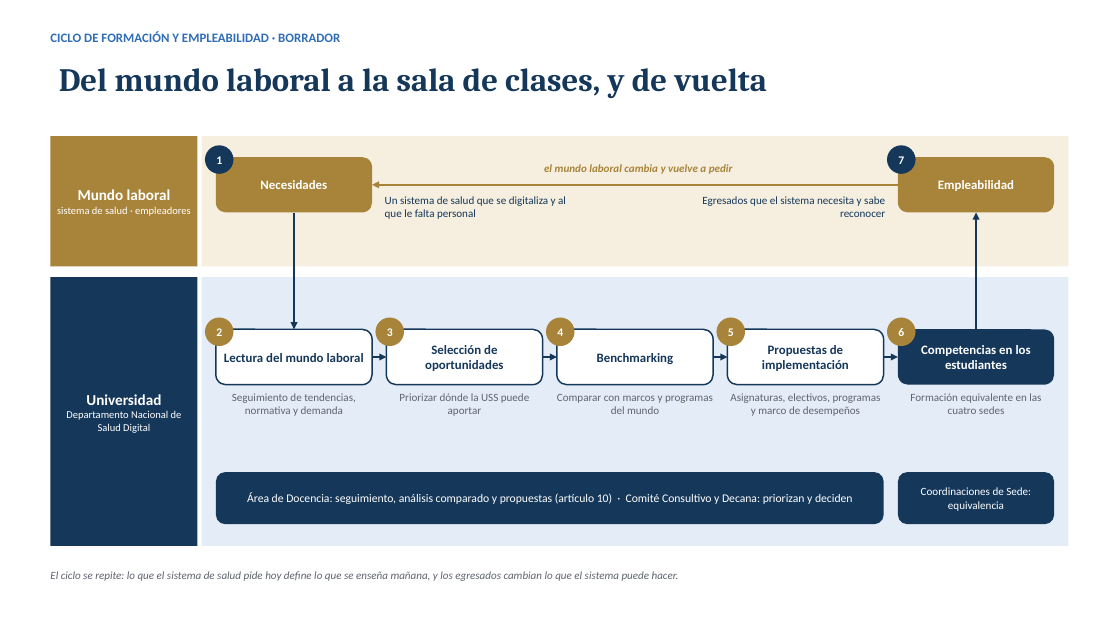
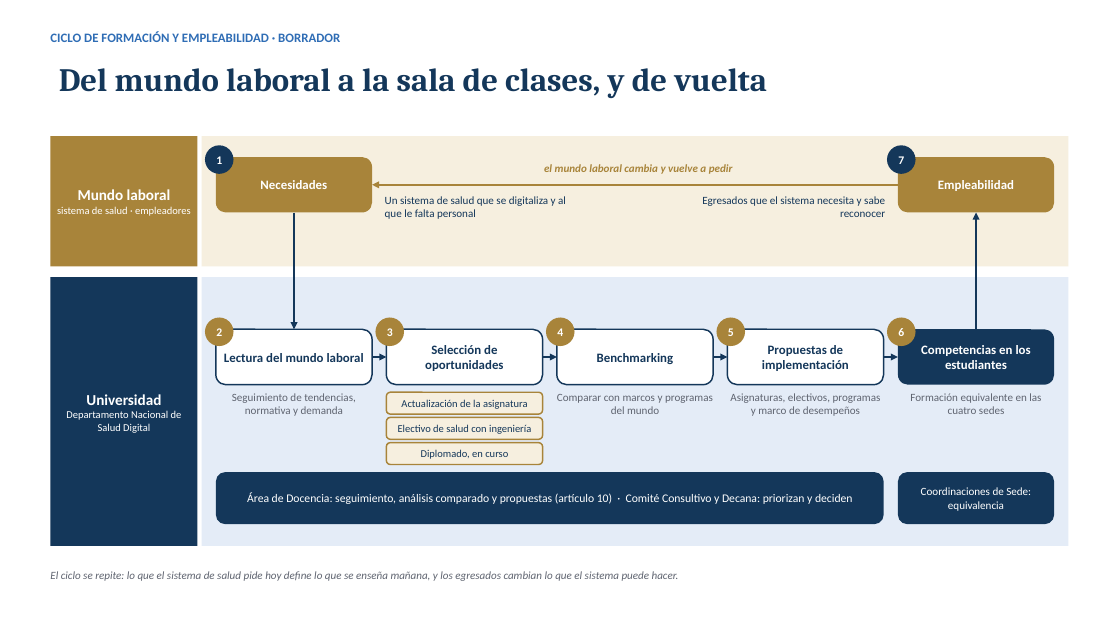
Before and after one commit to estefafro/CFSD, a slide deck: slide 4 of entregables/2026-11-14-presentacion-vicerrector/presentacion-vicerrector-borrador.pptx. Drawn at 1120x630 pixels with LibreOffice and Linux fonts; fonts in the diff are those of the drawing; background and template pictures are left out. Boxes give left, top, right and bottom in pixels: in the first picture for what was removed or moved away, otherwise in the second. Text is boxed around its words. In the diff, an @@ line names an element or a change of style, - is before the commit and + after.

```diff
--- a/entregables/2026-11-14-presentacion-vicerrector/presentacion-vicerrector-borrador.pptx
+++ b/entregables/2026-11-14-presentacion-vicerrector/presentacion-vicerrector-borrador.pptx
@@ rounded rectangle added at [386, 392, 543, 414], fill #F6EFDF, outline #A8843A 1.25 pt, 9 pt, text #14375A @@
+Actualización de la asignatura
@@ rounded rectangle added at [386, 418, 543, 439], fill #F6EFDF, outline #A8843A 1.25 pt, 9 pt, text #14375A @@
+Electivo de salud con ingeniería
@@ text removed at [399, 393, 529, 416] @@
-Priorizar dónde la USS puede aportar
@@ rounded rectangle added at [386, 443, 543, 465], fill #F6EFDF, outline #A8843A 1.25 pt, 9 pt, text #14375A @@
+Diplomado, en curso
```
Also in this commit, not shown: 1 other slide changed, 3 other files.
